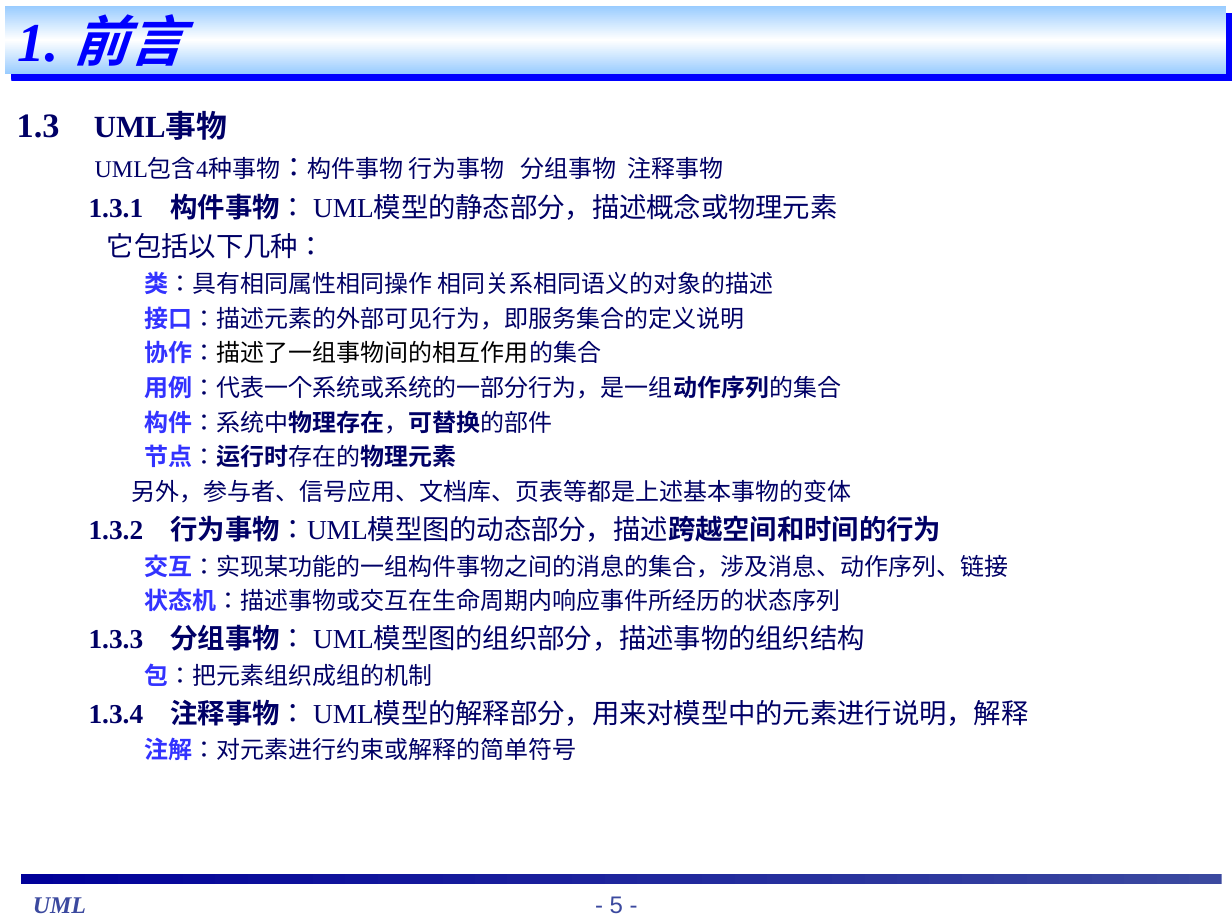
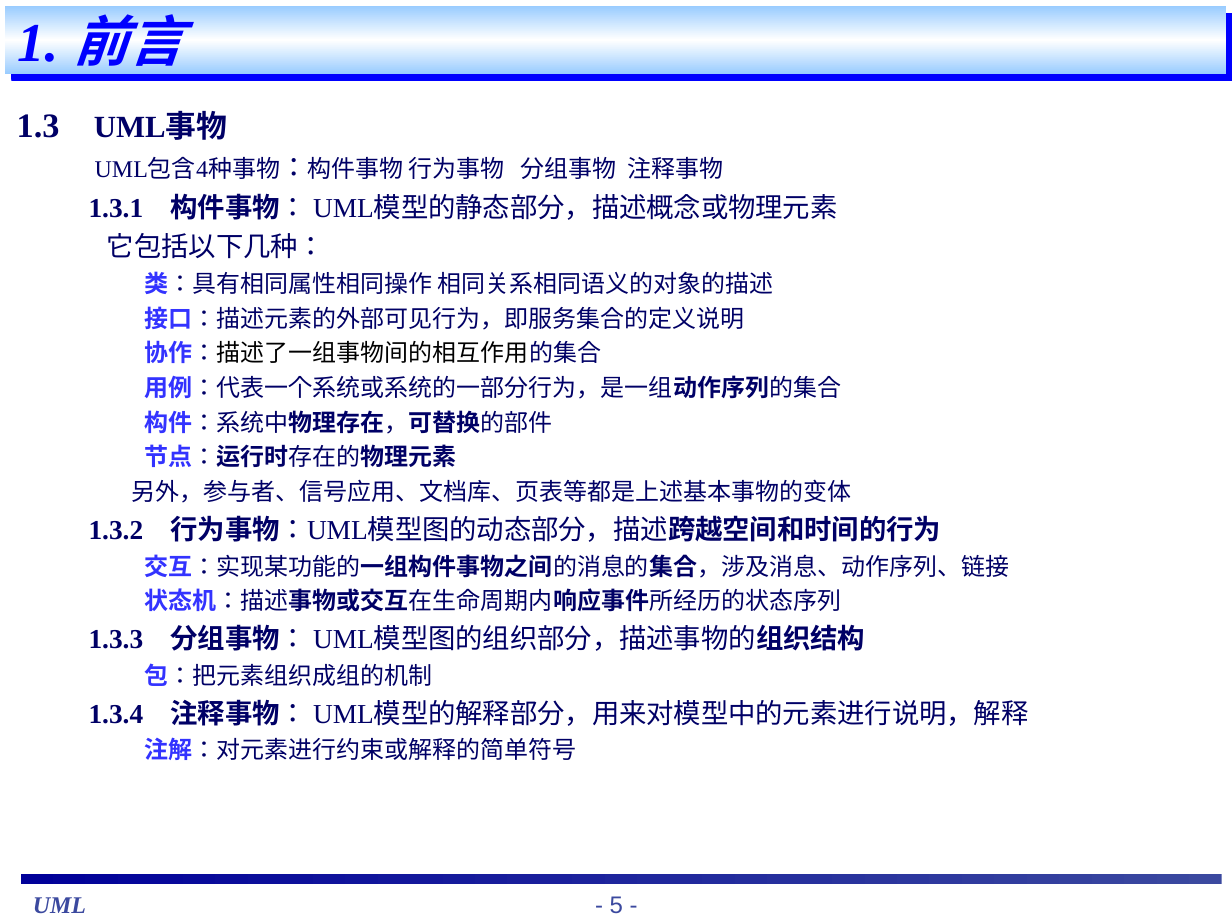
Before and after one commit to theSnowBoy/Tju_car_working, a slide deck: slide 5 of uml 学习/网上寻找课件/UML基础教程(内部使用教程).ppt. Drawn at 1232x924 pixels with LibreOffice and Linux fonts; fonts in the diff are those of the drawing. Boxes give left, top, right and bottom in pixels: in the first picture for what was removed or moved away, otherwise in the second. Text is boxed around its words. In the diff, an @@ line names an element or a change of style, - is before the commit and + after.

```diff
--- a/uml 学习/网上寻找课件/UML基础教程(内部使用教程).ppt
+++ b/uml 学习/网上寻找课件/UML基础教程(内部使用教程).ppt
@@ text at bbox=[89, 554, 1009, 651]: bold on in "交互：实现某功能的一组构件事物之间的消息的集合，涉及消息、动作序列、链接", "状态机：描述事物或交互在生命周期内响应事件所经历的状态序列", "UML模型图的组织部分，描述事物的组织结构" @@
```
Also in this commit, not shown: 6 other files.
